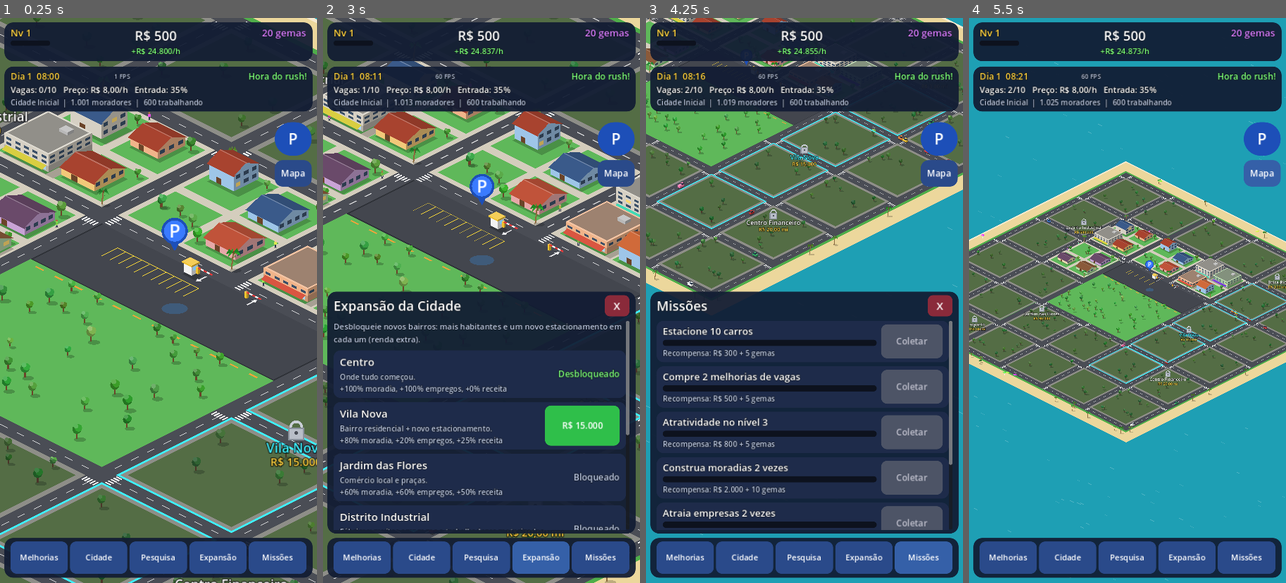
Above: before the commit, frames 1-4 (left to right).
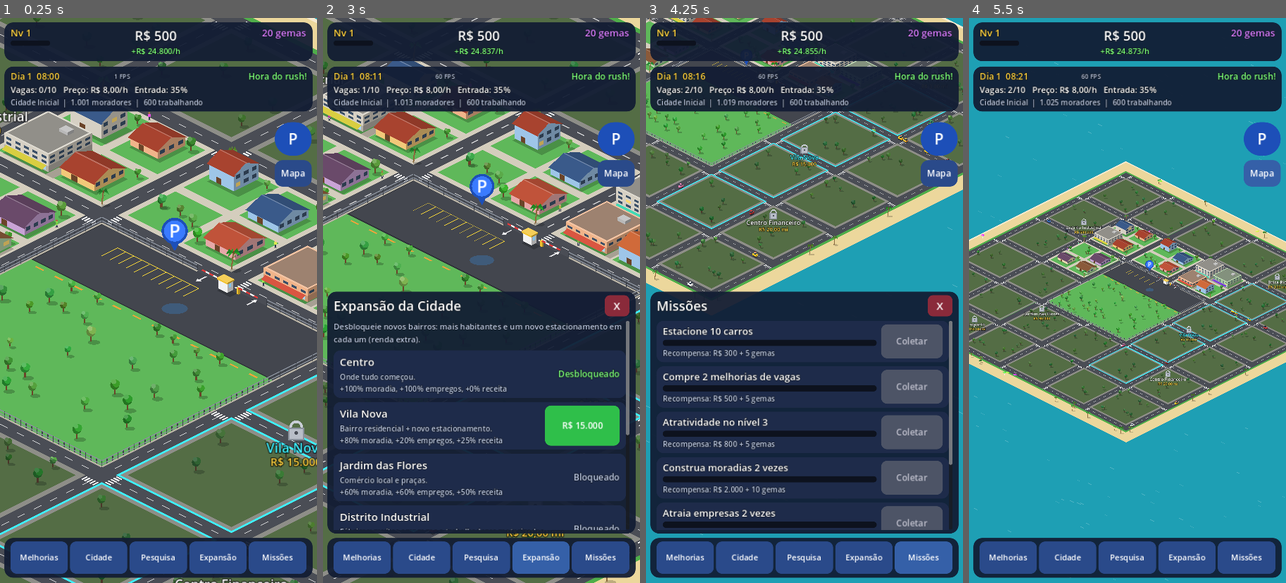
Above: after the commit, the same moments.

Repository: gtvmoura/gamess
Game: Godot game, scene res://scenes/main.tscn
Same seed, same stepped clock (60 frames per second), same inputs: the game is played once before the commit and once after it.
Inputs:
- Up to frame 1 (0.25 s): no input
- Up to frame 2 (3 s): click "Melhorias" at 0.5 s; click "Cidade" at 1.25 s; click "Pesquisa" at 2 s; click "Expansão" at 2.75 s
- Up to frame 3 (4.25 s): click "Missões" at 3.5 s
- Up to frame 4 (5.5 s): click "P" at 4.25 s; click "Mapa" at 5 s

The runs differ from the first frame. In frame 1, 1.6% of the frame differs, in the area x 0-100%, y 35-80%; in frame 2, 0.8%; in frame 3, 0.3%; in frame 4, 0.3%.

Commit message:
Rolagem dos painéis, novos modelos de carro, cerca e cabine fora do caminho
- Painéis: cartões e botões deixam o arrasto chegar na rolagem
- 7 modelos de carro (sedã, hatch, SUV, picape, van, táxi, ônibus) com
  rodas, vidros, teto e faróis/lanternas
- Cabine movida para a ilha entre entrada e saída; cancelas ajustadas
- Cerca metálica em volta do estacionamento (aberta na entrada/saída)
- Preço: até o preço justo não há rejeição; acima dela cresce
  exponencialmente, então o preço ideal fica no justo ou acima

Co-Authored-By: Claude Opus 5.5 <noreply@anthropic.com>
Claude-Session: https://claude.ai/code/session_01MiRi1d4oFeeXUf8TJouCqA

Diff:
--- a/estacionamento-tycoon/scripts/car.gd
+++ b/estacionamento-tycoon/scripts/car.gd
@@ -29,9 +29,27 @@
 func setup(rng: RandomNumberGenerator, start: Vector2) -> void:
 	body_color = COLORS[rng.randi_range(0, COLORS.size() - 1)]
 	var r := rng.randf()
-	kind = 2 if r < 0.04 else (1 if r < 0.2 else 0)
+	# 0 sedã, 1 picape, 2 ônibus, 3 hatch, 4 SUV, 5 van, 6 táxi
+	if r < 0.04:
+		kind = 2
+	elif r < 0.36:
+		kind = 0
+	elif r < 0.56:
+		kind = 3
+	elif r < 0.72:
+		kind = 4
+	elif r < 0.82:
+		kind = 1
+	elif r < 0.9:
+		kind = 5
+	else:
+		kind = 6
 	if kind == 2:
 		body_color = Color("f2c230") if rng.randf() < 0.5 else Color("3a8fd9")
+	elif kind == 6:
+		body_color = Color("f5c518")
+	elif kind == 5 and rng.randf() < 0.6:
+		body_color = Color("eeeeee")
 	grid = start
 	position = Iso.pg(grid)
 	queue_redraw()
@@ -74,58 +92,98 @@
 	b.flush(get_canvas_item())
 
 
-func _draw_body(b) -> void:
-	var length := 0.46
-	var width := 0.24
-	var body_h := 7.0
-	var cab_h := 5.0
-	if kind == 1:
-		length = 0.52
-		width = 0.26
-		body_h = 9.0
-	elif kind == 2:
-		length = 0.95
-		width = 0.3
-		body_h = 16.0
-		cab_h = 0.0
-	var along_x := absf(dir.x) >= absf(dir.y)
-	var lx := length if along_x else width
-	var ly := width if along_x else length
-	var o := Vector2.ZERO
-	Iso.quad(b, o, -lx / 2.0 + 0.06, -ly / 2.0 + 0.06, lx, ly, 0.0, Color(0, 0, 0, 0.3))
-	Iso.prism(b, o, -lx / 2.0, -ly / 2.0, lx, ly, 2.0, body_h, body_color)
-	if kind == 2:
-		# janelas do ônibus
-		var glass := Color("26384f")
-		for i in 5:
-			var t0 := 0.08 + i * 0.18
-			if along_x:
-				_face_quad(b, -lx / 2.0 + lx * t0, ly / 2.0, -lx / 2.0 + lx * (t0 + 0.12), ly / 2.0, 9.0, 15.0, glass)
-			else:
-				_face_quad(b, lx / 2.0, -ly / 2.0 + ly * t0, lx / 2.0, -ly / 2.0 + ly * (t0 + 0.12), 9.0, 15.0, glass.darkened(0.2))
-		return
-	# cabine: deslocada para trás em relação ao sentido
-	var cl := 0.55
-	var cx := -lx / 2.0 + lx * 0.12
-	var cy := -ly / 2.0 + ly * 0.12
-	var cw := lx * 0.76
-	var cd := ly * 0.76
-	if along_x:
-		cw = lx * cl
-		cx = -cw / 2.0 - dir.x * lx * 0.1
-	else:
-		cd = ly * cl
-		cy = -cd / 2.0 - dir.y * ly * 0.1
-	if kind == 1:
-		# caminhonete: cabine na frente, caçamba atrás
-		if along_x:
-			cw = lx * 0.4
-			cx = (lx * 0.1 if dir.x > 0 else -lx * 0.5)
-		else:
-			cd = ly * 0.4
-			cy = (ly * 0.1 if dir.y > 0 else -ly * 0.5)
-	Iso.prism(b, o, cx, cy, cw, cd, 2.0 + body_h, cab_h, Color("26384f"), body_color.lightened(0.1))
+var _b = null
+var _ax := true      # anda ao longo do eixo x?
+var _fd := 1.0       # sentido (+1/-1) ao longo do eixo
 
 
-func _face_quad(b, ax: float, ay: float, bx: float, by: float, za: float, zb: float, c: Color) -> void:
-	b.draw_colored_polygon(PackedVector2Array([Iso.p(ax, ay, za), Iso.p(bx, by, za), Iso.p(bx, by, zb), Iso.p(ax, ay, zb)]), c)
+## Caixa em coordenadas do carro: f = frente/trás, s = lado. Converte para a grade.
+func _box(f0: float, f1: float, s0: float, s1: float, z0: float, h: float, color: Color, top: Color = Color(0, 0, 0, 0)) -> void:
+	var a := minf(f0 * _fd, f1 * _fd)
+	var c := maxf(f0 * _fd, f1 * _fd)
+	if _ax:
+		Iso.prism(_b, Vector2.ZERO, a, s0, c - a, s1 - s0, z0, h, color, top)
+	else:
+		Iso.prism(_b, Vector2.ZERO, s0, a, s1 - s0, c - a, z0, h, color, top)
+
+
+func _draw_body(b) -> void:
+	_b = b
+	_ax = absf(dir.x) >= absf(dir.y)
+	_fd = signf(dir.x if _ax else dir.y)
+	if _fd == 0.0:
+		_fd = 1.0
+	var glass := Color("2a3d55")
+	var tire := Color("1e1e22")
+	var L := 0.46
+	var W := 0.24
+	var dims := {1: Vector2(0.52, 0.26), 2: Vector2(0.95, 0.3), 3: Vector2(0.40, 0.23), 4: Vector2(0.50, 0.27), 5: Vector2(0.52, 0.27)}
+	if dims.has(kind):
+		var dv: Vector2 = dims[kind]
+		L = dv.x
+		W = dv.y
+	var hl := L / 2.0
+	var hw := W / 2.0
+	# sombra
+	if _ax:
+		Iso.quad(b, Vector2.ZERO, -hl + 0.06, -hw + 0.07, L, W, 0.0, Color(0, 0, 0, 0.3))
+	else:
+		Iso.quad(b, Vector2.ZERO, -hw + 0.06, -hl + 0.07, W, L, 0.0, Color(0, 0, 0, 0.3))
+	# rodas (aparecem um pouco abaixo da carroceria)
+	for fw in [-hl * 0.62, hl * 0.62]:
+		_box(fw - 0.05, fw + 0.05, -hw - 0.01, hw + 0.01, 0.0, 4.0, tire)
+	var c := body_color
+	match kind:
+		2:  # ônibus
+			_box(-hl, hl, -hw, hw, 2.0, 18.0, c, c.lightened(0.15))
+			_band(-hl + 0.06, hl - 0.12, hw, 10.0, 16.0, glass)
+			_box(-hl + 0.1, -hl + 0.3, -hw * 0.6, hw * 0.6, 20.0, 2.0, Color("c9ccd2"))
+		1:  # picape: cabine na frente, caçamba atrás
+			_box(-hl, hl, -hw, hw, 2.0, 7.0, c)
+			_box(-0.02, hl * 0.55, -hw * 0.9, hw * 0.9, 9.0, 6.0, glass, c.lightened(0.12))
+			_box(-hl + 0.03, -0.05, -hw + 0.03, hw - 0.03, 8.9, 0.2, c.darkened(0.45))
+		4:  # SUV
+			_box(-hl, hl, -hw, hw, 2.5, 8.5, c)
+			_box(-hl * 0.8, hl * 0.45, -hw * 0.88, hw * 0.88, 11.0, 6.0, glass, c.lightened(0.1))
+			_box(-hl * 0.7, hl * 0.3, -hw * 0.6, -hw * 0.5, 17.0, 1.0, Color("333333"))
+			_box(-hl * 0.7, hl * 0.3, hw * 0.5, hw * 0.6, 17.0, 1.0, Color("333333"))
+		5:  # van
+			_box(-hl, hl, -hw, hw, 2.0, 15.0, c, c.lightened(0.1))
+			_band(hl * 0.35, hl - 0.02, hw, 9.0, 14.0, glass)
+			if _fd > 0.0:
+				_box(hl - 0.005, hl + 0.002, -hw * 0.8, hw * 0.8, 9.0, 5.0, glass)
+		3:  # hatch
+			_box(-hl, hl, -hw, hw, 2.0, 6.5, c)
+			_box(-hl * 0.95, hl * 0.3, -hw * 0.86, hw * 0.86, 8.5, 5.0, glass, c.lightened(0.12))
+		_:  # sedã e táxi
+			_box(-hl, hl, -hw, hw, 2.0, 6.5, c)
+			_box(-hl * 0.45, hl * 0.35, -hw * 0.86, hw * 0.86, 8.5, 5.0, glass, c.lightened(0.12))
+			if kind == 6:
+				_box(-0.04, 0.04, -hw * 0.4, hw * 0.4, 13.5, 3.0, Color("ffffff"), Color("e23b3b"))
+	# faróis (frente) ou lanternas (trás), só no lado virado para a câmera
+	var z := 4.0 if kind != 2 else 6.0
+	if _fd > 0.0:
+		_lights(hl, hw, z, Color("fff6c0"))
+	else:
+		_lights(-hl, hw, z, Color("e0302a"))
+
+
+## Faixa de janelas na lateral visível do carro.
+func _band(f0: float, f1: float, hw: float, za: float, zb: float, color: Color) -> void:
+	var side := hw + 0.003
+	var a := minf(f0 * _fd, f1 * _fd)
+	var c := maxf(f0 * _fd, f1 * _fd)
+	if _ax:
+		_b.draw_colored_polygon(PackedVector2Array([Iso.p(a, side, za), Iso.p(c, side, za), Iso.p(c, side, zb), Iso.p(a, side, zb)]), color)
+	else:
+		_b.draw_colored_polygon(PackedVector2Array([Iso.p(side, a, za), Iso.p(side, c, za), Iso.p(side, c, zb), Iso.p(side, a, zb)]), color.darkened(0.2))
+
+
+func _lights(f: float, hw: float, z: float, color: Color) -> void:
+	var ff := f * _fd + 0.004
+	for s0 in [-hw * 0.85, hw * 0.45]:
+		var s1: float = s0 + hw * 0.4
+		if _ax:
+			_b.draw_colored_polygon(PackedVector2Array([Iso.p(ff, s0, z), Iso.p(ff, s1, z), Iso.p(ff, s1, z + 2.5), Iso.p(ff, s0, z + 2.5)]), color)
+		else:
+			_b.draw_colored_polygon(PackedVector2Array([Iso.p(s0, ff, z), Iso.p(s1, ff, z), Iso.p(s1, ff, z + 2.5), Iso.p(s0, ff, z + 2.5)]), color)
--- a/estacionamento-tycoon/scripts/game_state.gd
+++ b/estacionamento-tycoon/scripts/game_state.gd
@@ -285,14 +285,19 @@
 
 ## Quanto o cliente "sente" o preço acima do justo (maior = rejeita mais).
 func price_sensitivity() -> float:
-	return clampf(2.2 - 0.05 * float(lvl.get("comfort", 0)) - 0.1 * rlvl("loyalty"), 0.8, 3.0)
-
-
-## Fração de motoristas que aceitam o preço (1 = preço justo).
+	return clampf(2.0 - 0.045 * float(lvl.get("comfort", 0)) - 0.08 * rlvl("loyalty"), 0.6, 3.0)
+
+
+## Fração de motoristas que aceitam o preço.
+## Até o preço justo ninguém desiste (mais barato atrai um pouco mais);
+## acima dele a rejeição cresce conforme a sensibilidade.
 func price_acceptance(p: float = -1.0) -> float:
 	if p <= 0.0:
 		p = price()
-	return pow(fair_price() / p, price_sensitivity())
+	var r := p / fair_price()
+	if r <= 1.0:
+		return 1.0 + 0.3 * (1.0 - r)
+	return exp(-price_sensitivity() * (r - 1.0))
 
 
 ## Carros de trabalhadores indo para o centro (média do dia).
--- a/estacionamento-tycoon/scripts/prop.gd
+++ b/estacionamento-tycoon/scripts/prop.gd
@@ -71,6 +71,8 @@
 			_draw_booth(o)
 		"gate":
 			_draw_gate(o)
+		"fence":
+			_draw_fence(o)
 		"kiosk":
 			_draw_kiosk(o)
 		"umbrella":
@@ -222,6 +224,21 @@
 		_c.draw_line(a, b, Color("e23b3b") if i % 2 == 0 else Color("f4f4f4"), 3.0)
 
 
+func _draw_fence(o: Vector2) -> void:
+	var a := Vector2(x0, y0)
+	var b := Vector2(x0 + w, y0 + d)
+	var metal := Color("3b3f47")
+	var light := Color("8a919c")
+	var n := maxi(1, int(round(a.distance_to(b) / 0.33)))
+	for i in n + 1:
+		var g := a.lerp(b, float(i) / n)
+		_c.draw_line(Iso.pg(g, 0.0) - o, Iso.pg(g, 13.0) - o, metal, 2.0)
+	for zr in [5.0, 12.0]:
+		_c.draw_line(Iso.pg(a, zr) - o, Iso.pg(b, zr) - o, light, 2.0)
+	# base de concreto
+	_c.draw_line(Iso.pg(a, 0.5) - o, Iso.pg(b, 0.5) - o, Color("b8b2a4"), 3.0)
+
+
 func _draw_kiosk(o: Vector2) -> void:
 	Iso.shadow(_c, o, x0, y0, w, d, 20)
 	Iso.prism(_c, o, x0, y0, w, d, 0.0, 16.0, color)
--- a/estacionamento-tycoon/scripts/ui.gd
+++ b/estacionamento-tycoon/scripts/ui.gd
@@ -36,6 +36,7 @@
 var top_inset := 0.0
 var fps_label: Label
 var price_slider: HSlider
+var window_scroll: ScrollContainer
 
 
 func _ready() -> void:
@@ -282,6 +283,9 @@
 	var scroll := ScrollContainer.new()
 	scroll.size_flags_vertical = Control.SIZE_EXPAND_FILL
 	scroll.horizontal_scroll_mode = ScrollContainer.SCROLL_MODE_DISABLED
+	scroll.scroll_deadzone = 12
+	scroll.mouse_filter = Control.MOUSE_FILTER_PASS
+	window_scroll = scroll
 	v.add_child(scroll)
 	window_body = VBoxContainer.new()
 	window_body.size_flags_horizontal = Control.SIZE_EXPAND_FILL
@@ -377,6 +381,18 @@
 		"offline":
 			window_title.text = "Bem-vindo de volta!"
 			_build_offline()
+	_let_scroll(window_body)
+
+
+## Faz cartões, rótulos e botões deixarem o arrasto chegar no ScrollContainer
+## (o toque curto continua apertando o botão). Sliders continuam capturando.
+func _let_scroll(node: Node) -> void:
+	for c in node.get_children():
+		if c is Slider:
+			continue
+		if c is Control:
+			(c as Control).mouse_filter = Control.MOUSE_FILTER_PASS
+		_let_scroll(c)
 
 
 func _after_action(ok: bool) -> void:
--- a/estacionamento-tycoon/scripts/world.gd
+++ b/estacionamento-tycoon/scripts/world.gd
@@ -305,9 +305,11 @@
 func _build_lot_props() -> void:
 	var a := int(Game.lvl.attract)
 	var units := ceili(float(Game.spots()) / (SPOTS_PER_ROW * 2))
-	_prop("booth", ENTRY_X - 1.0, LOT.position.y + 0.05, 0.5, 0.4)
-	_entry_gate = _prop("gate", ENTRY_X - 0.45, LOT.position.y + 0.12, 0.9, 0.0)
-	_exit_gate = _prop("gate", EXIT_X - 0.45, LOT.position.y + 0.12, 0.9, 0.0)
+	# cabine na ilha entre a entrada e a saída (fora do caminho dos carros)
+	_prop("booth", 24.6, LOT.position.y + 0.06, 0.55, 0.35)
+	_entry_gate = _prop("gate", 24.45, LOT.position.y + 0.12, -1.15, 0.0)
+	_exit_gate = _prop("gate", 25.55, LOT.position.y + 0.12, 1.2, 0.0)
+	_build_fence()
 	if a >= 3:
 		var k = _prop("kiosk", LOT.position.x + 0.05, LOT.position.y + 0.05, 0.9, 0.85)
 		k.color = Color("f2efe6")
@@ -343,6 +345,38 @@
 		var u := c / 2
 		var y := 18.0 + 3.0 * u + (2.0 if c % 2 == 1 else 0.0)
 		_prop("canopy", 19.0, y, 12.0, 1.0)
+
+
+## Cerca metálica em volta do estacionamento, aberta na entrada/saída.
+func _build_fence() -> void:
+	var x0 := LOT.position.x
+	var y0 := LOT.position.y
+	var x1 := LOT.end.x
+	var y1 := LOT.end.y
+	var x := x0
+	while x < x1 - 0.01:
+		var nx := minf(x + 1.0, x1)
+		if nx <= 22.9 or x >= 27.2:
+			_fence_seg(x, y0, nx - x, 0.0, true)
+		elif x < 22.9:
+			_fence_seg(x, y0, 22.9 - x, 0.0, true)
+		elif nx > 27.2:
+			_fence_seg(27.2, y0, nx - 27.2, 0.0, true)
+		_fence_seg(x, y1, nx - x, 0.0, false)
+		x = nx
+	var y := y0
+	while y < y1 - 0.01:
+		var ny := minf(y + 1.0, y1)
+		_fence_seg(x0, y, 0.0, ny - y, true)
+		_fence_seg(x1, y, 0.0, ny - y, false)
+		y = ny
+
+
+func _fence_seg(x: float, y: float, w: float, d: float, back: bool) -> void:
+	var f = _prop("fence", x, y, w, d)
+	# lados de trás ficam atrás dos carros; os da frente, na frente
+	if back:
+		f.position = Iso.p(x, y) - Vector2(0, 1)
 
 
 func _build_beach(br: RandomNumberGenerator) -> void:
